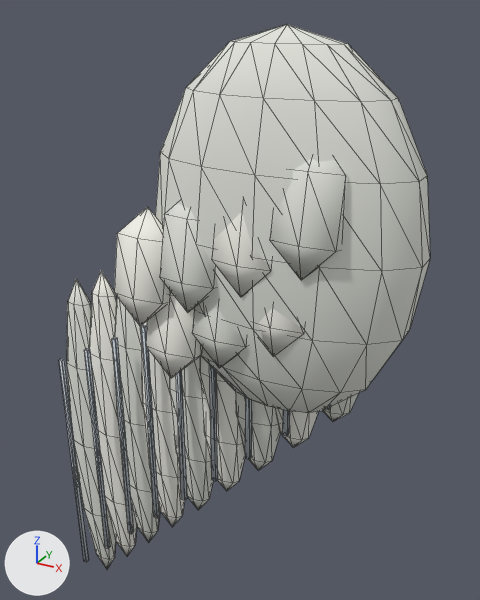
What one commit did to the glTF model wasm-poc/assets/models/knowitowl_wing_l.glb.
Both versions are drawn from a camera (50 mm lens) standing at (0.69, -2.33, 0.55) and looking at (-0.76, 0.3, -0.76). Arrows for +X, +Y and +Z are at lower left; the lights stay in place. The first picture is the older version. Mesh edges are drawn as thin lines. Vertices at exactly the same position are counted once.

Names of what the first picture shows: 'KnowItOwlWingL'.
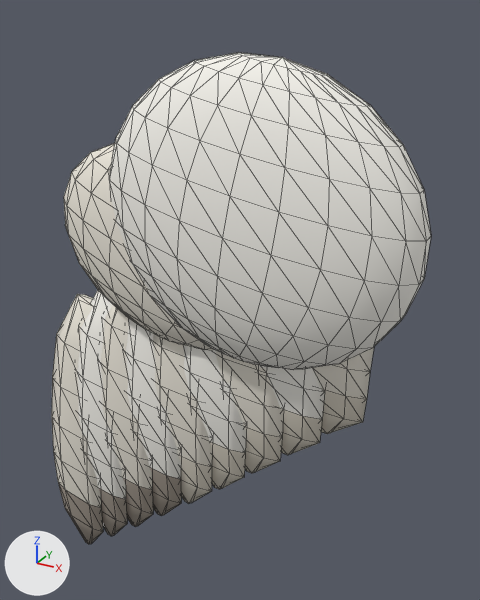
The change, as a diff of the scene's bpy script:
```diff
--- a/wasm-poc/assets/models/knowitowl_wing_l.glb.py
+++ b/wasm-poc/assets/models/knowitowl_wing_l.glb.py
@@ mat_down @@
+mat_down = principled_material('down')
+mat_down.base_color = (0.768, 0.716, 0.61)  # pale yellow #e3dccd
+mat_down.roughness = 0.95
@@ mat_fleck @@
+mat_fleck = principled_material('fleck')
+mat_fleck.base_color = (0.397, 0.347, 0.292)  # grey #a99f93
+mat_fleck.roughness = 0.9
@@ me_sphere @@
 # used by ob_knowitowlwingl; location = (0.0, 0.0, 0.0)
-me_sphere.from_pydata(...)  # 818 vertices, 1468 faces; spans x -1.82..0.18, y -0.29..0.29, z -2.83..0.5
+me_sphere.from_pydata(...)  # 840 vertices, 1636 faces; spans x -2.05..0.19, y -0.27..0.29, z -2.83..0.4
+# me_sphere part 1: the loose piece of 100 vertices spanning x -0.98..0.18, y -0.26..0.26, z -1.1..0.5 is rebuilt with 244 vertices and now spans x -1.23..0.19, y -0.27..0.23, z -0.88..0.4, in mat_white (white #f7f5ee)
+# me_sphere part 2: the loose piece of 42 vertices spanning x -1.82..-1.52, y 0.06..0.23, z -2.83..-0.77 is rebuilt with 48 vertices and now spans x -1.83..-1.24, y 0.03..0.26, z -2.64..-0.76
+# me_sphere part 3: the loose piece of 42 vertices spanning x -0.68..-0.38, y -0.01..0.16, z -1.55..-0.25 is rebuilt with 48 vertices and now spans x -0.77..-0.32, y -0.03..0.16, z -1.63..-0.34
+# me_sphere part 4: the loose piece of 42 vertices spanning x -1.63..-1.33, y 0.05..0.22, z -2.62..-0.68 is rebuilt with 48 vertices and now spans x -1.61..-1.05, y 0.01..0.24, z -2.44..-0.68
+# me_sphere part 5: the loose piece of 42 vertices spanning x -0.49..-0.19, y -0.02..0.15, z -1.34..-0.17 is rebuilt with 48 vertices and now spans x -0.58..-0.13, y -0.05..0.14, z -1.43..-0.26
+# me_sphere part 6: the loose piece of 42 vertices spanning x -1.06..-0.76, y 0.01..0.18, z -1.98..-0.43 is rebuilt with 48 vertices and now spans x -1.18..-0.68, y -0.01..0.2, z -2.04..-0.51
+# me_sphere part 7: the loose piece of 42 vertices spanning x -0.87..-0.57, y 0.0..0.17, z -1.77..-0.34 is rebuilt with 48 vertices and now spans x -0.98..-0.5, y -0.02..0.18, z -1.84..-0.43
+# me_sphere part 8: the loose piece of 42 vertices spanning x -1.44..-1.14, y 0.04..0.21, z -2.41..-0.6 is rebuilt with 48 vertices and now spans x -1.39..-0.87, y 0.0..0.22, z -2.24..-0.59
+# me_sphere part 9: the loose piece of 42 vertices spanning x -0.3..0.0, y -0.03..0.14, z -1.13..-0.08 is rebuilt with 48 vertices and now spans x -0.39..0.05, y -0.06..0.11, z -1.23..-0.18
+# me_sphere part 10: a new loose piece of 164 vertices spanning x -1.56..-0.36, y -0.16..0.2, z -0.91..0.03, in mat_ivory (white #ece7db)
+# me_sphere part 11: a new loose piece of 48 vertices spanning x -2.05..-1.42, y 0.04..0.29, z -2.83..-0.84
+# me_sphere part 12: 22 loose pieces with 212 vertices, spanning x -1.68..-0.07, y -0.29..0.29, z -2.6..0.15, are deleted
+# me_sphere part 13
+# 170 vertices are removed from x -1.25..-0.44, y -0.29..0.29, z -2.19..-0.09
+# 296 faces are deleted
 me_sphere.materials.append(mat_ivory)
-me_sphere.materials.append(mat_edge)  # light grey #c1cbd4
 me_sphere.materials.append(mat_white)
+me_sphere.materials.append(mat_down)  # pale yellow #e3dccd
+me_sphere.materials.append(mat_fleck)  # grey #a99f93
```

Boxes (x1, y1, x2, y2) around the edits, measured in the pictures (480 x 600 px):
'KnowItOwlWingL', reshaped (10% shorter): before (59, 24, 430, 569); after (52, 52, 431, 544)
part 1 of me_sphere, rebuilt (17% wider, 18% shorter): before (155, 24, 430, 413); after (109, 52, 431, 370)
part 2 of me_sphere, rebuilt: before (67, 278, 116, 569); after (77, 290, 127, 536)
part 3 of me_sphere, rebuilt: before (235, 391, 280, 470); after (216, 351, 284, 473)
part 4 of me_sphere, rebuilt: before (90, 270, 137, 556); after (101, 305, 153, 527)
part 5 of me_sphere, rebuilt: before (275, 408, 318, 448); after (258, 365, 325, 455)
part 6 of me_sphere, rebuilt: before (170, 357, 213, 510); after (153, 334, 212, 503)
part 7 of me_sphere, rebuilt: before (200, 356, 245, 491); after (184, 345, 246, 489)
part 8 of me_sphere, rebuilt: before (115, 297, 160, 542); after (126, 319, 181, 516)
part 9 of me_sphere, rebuilt: before (323, 394, 358, 421); after (312, 347, 374, 434)
part 10 of me_sphere, added: after (64, 143, 214, 350)
part 11 of me_sphere, added: after (52, 294, 103, 544)
part 12 of me_sphere, deleted: before (59, 159, 348, 562)
part 13 of me_sphere, deleted: before (114, 203, 247, 527)
